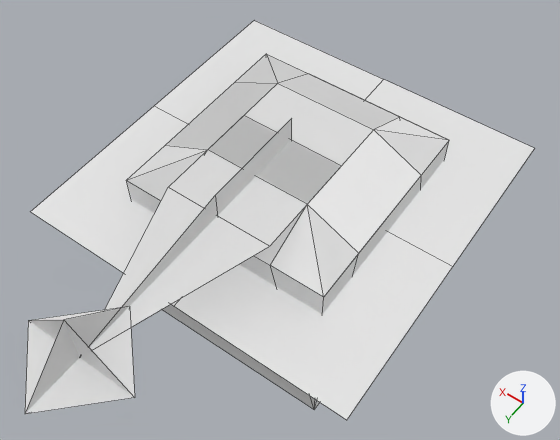
What one commit did to the Blender file models/server_cosmetics_hat.blend.
Both versions are drawn from a camera (50 mm lens) standing at (-6.84, 10.01, 15.93) and looking at (-0.44, 1.07, 1.87). Every picture has the same lights, and +X, +Y and +Z are marked at lower right. Mesh edges are drawn as thin lines. Materials are left out; every surface is plain grey.

Script lines for the objects in view, before the commit:
```python
me_cube = bpy.data.meshes.new('Cube')
me_cube.from_pydata(...)  # 53 vertices, 41 faces; spans x -4.55..4.51, y -4.51..8.42, z -2.81..4.91
me_cube.materials.append(mat_material)
ob_cube = bpy.data.objects.new('Cube', me_cube)
ob_cube.location = (0.0, 0.0, 0.0)
ob_cube.scale = (0.95, 0.95, 0.95)
ob_cube.visible_shadow = False
```
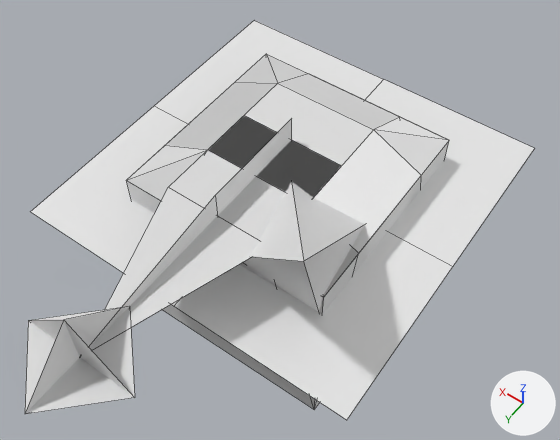
Commit message: Add party hat cosmetic

Location of each change, (x1, y1, x2, y2) in pixels of the pictures (560 x 440 px):
'Cube', reshaped, surface changed (white to grey): (25, 20, 534, 420) in both
part 1 of me_cube, added: after (244, 181, 364, 313)

Patch to the scene script:
```diff
--- a/models/server_cosmetics_hat.blend.py
+++ b/models/server_cosmetics_hat.blend.py
@@ me_cube @@
 # used by ob_cube; location = (0.0, 0.0, 0.0); scale = (0.95, 0.95, 0.95)
 # verts and faces of me_cube; kept vertices keep their numbers, new ones are numbered from 53
-me_cube.from_pydata(...)  # 53 vertices, 41 faces; spans x -4.55..4.51, y -4.51..8.42, z -2.81..4.91
+me_cube.from_pydata(...)  # 62 vertices, 46 faces; spans x -4.55..4.51, y -4.51..8.42, z -2.81..6.09
+# me_cube part 1
+verts[53] = (2.81, -2.81, 2.81)  # pixel (266, 53)
+verts[54] = (2.81, 2.81, 2.81)  # pixel (126, 180)
+verts[55] = (-2.81, -2.81, 2.81)  # pixel (449, 140)
+verts[56] = (-2.81, 2.81, 2.81)  # pixel (323, 297)
+verts[57] = (-2.46, 0.32, 2.56)
+verts[58] = (-2.64, 2.51, 1.24)
+verts[59] = (-0.34, 2.81, 2.33)
+verts[60] = (-0.41, 0.64, 3.17)
+verts[61] = (-3.18, 4.23, 6.09)  # pixel (303, 261)
+faces += [(53, 54, 56, 55), (57, 61, 58), (58, 61, 59), (59, 61, 60), (57, 60, 61)]
@@ ob_cube @@
 ob_cube.scale = (0.95, 0.95, 0.95)
-ob_cube.visible_shadow = False
```
